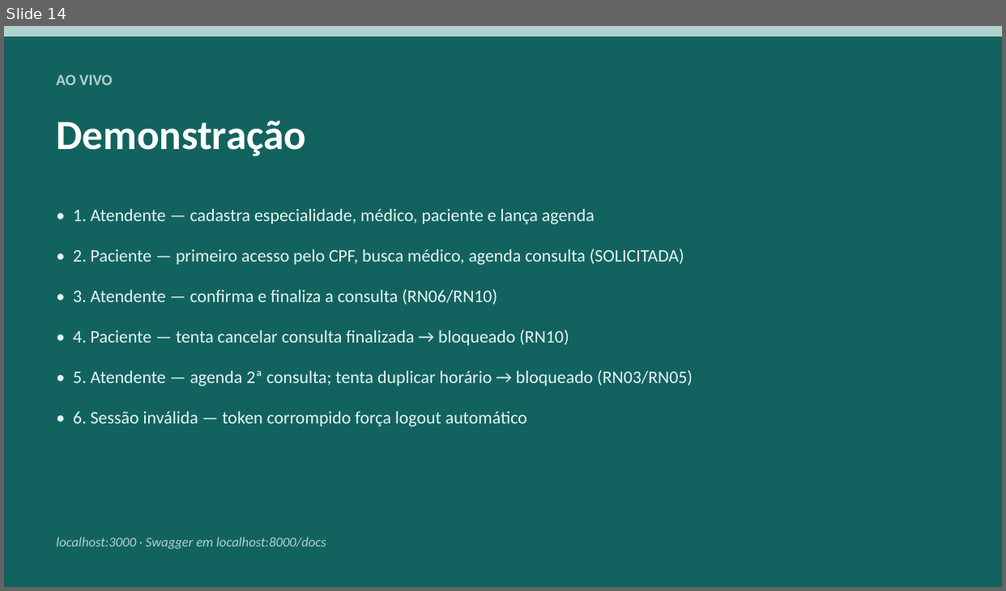
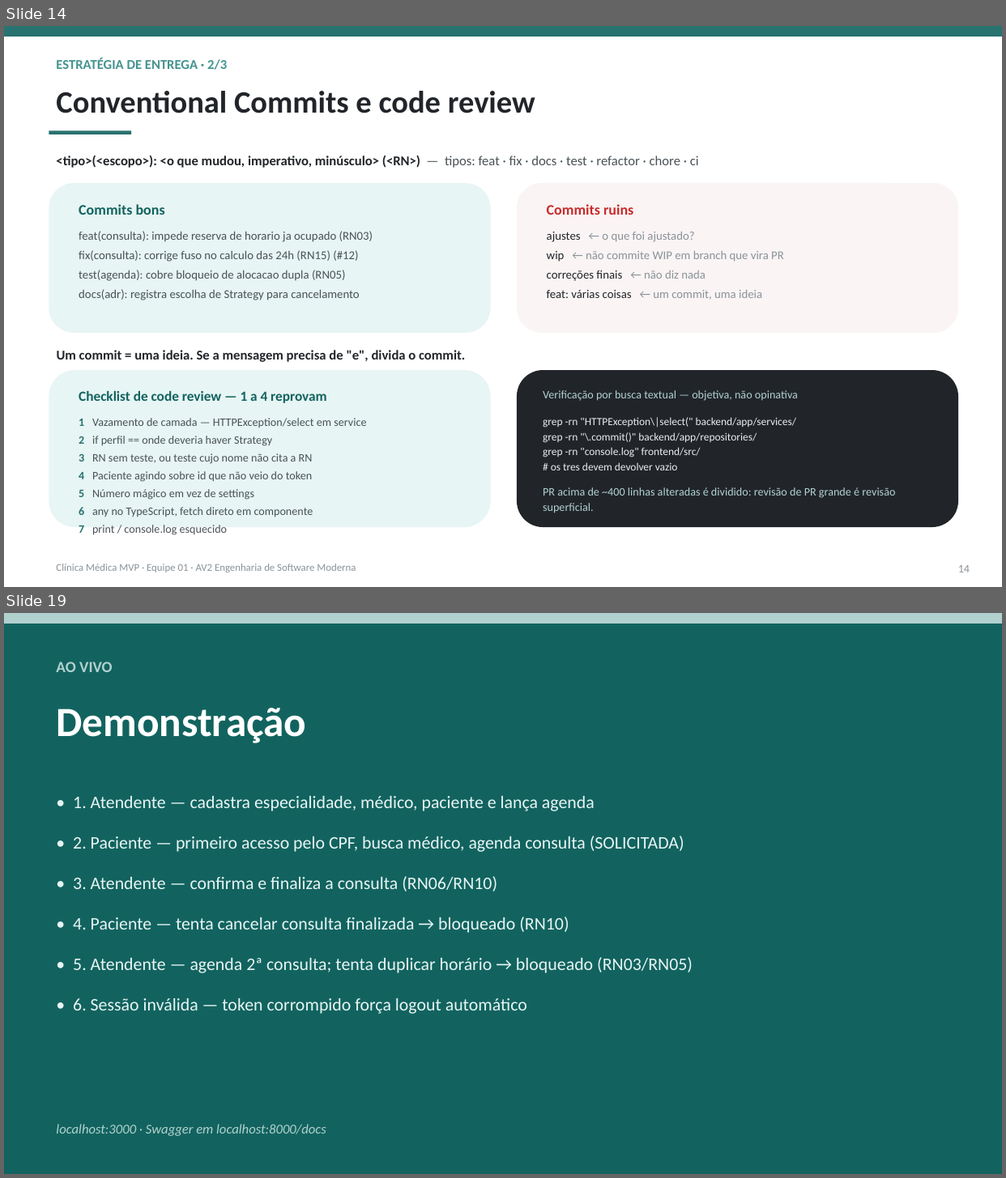
Before and after one commit to jacksoncassemiro/av2-grupo-1-engenharia-software-moderna-oxetech-academy, a slide deck: docs/apresentacao/apresentacao-final-av2-equipe01.pptx. Shown one above the other, each under a label of ours: slide 14 before the commit, slides 14 and 19 after it; the slides between them are not shown. The pictures are 1006x591 and 1006x1178 pixels, drawn with LibreOffice and Linux fonts; fonts in the diff are those of the drawing. Boxes give left, top, right and bottom in pixels: in the first picture for what was removed or moved away, otherwise in the second. Text is boxed around its words. In the diff, an @@ line names an element or a change of style, - is before the commit and + after.

```diff
--- a/docs/apresentacao/apresentacao-final-av2-equipe01.pptx
+++ b/docs/apresentacao/apresentacao-final-av2-equipe01.pptx
@@ slide 14 added at [4, 26, 1002, 587], background #FFFFFF @@
@@ rectangle added at [4, 26, 1002, 37], fill #28726F @@
@@ text added at [56, 58, 227, 70], 13 pt, text #44938F, bold @@
+ESTRATÉGIA DE ENTREGA · 2/3
@@ text added at [56, 91, 535, 113], 30 pt, text #212529, bold @@
+Conventional Commits e code review
@@ rectangle added at [49, 130, 131, 135], fill #28726F @@
@@ text added at [56, 156, 699, 168], 13 pt, text #212529, bold @@
+<tipo>(<escopo>): <o que mudou, imperativo, minúsculo> (<RN>) — tipos: feat · fix · docs · test · refactor · chore · ci
@@ rounded rectangle added at [49, 183, 491, 333], fill #E7F5F4 @@
@@ rounded rectangle added at [517, 183, 958, 333], fill #FAF4F4 @@
@@ text added at [79, 204, 165, 215], 14 pt, text #12635F, bold @@
+Commits bons
@@ text added at [547, 204, 633, 215], 14 pt, text #C92A2A, bold @@
+Commits ruins
@@ text added at [79, 231, 373, 301], 11.5 pt, text #495257 @@
+feat(consulta): impede reserva de horario ja ocupado (RN03)
+fix(consulta): corrige fuso no calculo das 24h (RN15) (#12)
+test(agenda): cobre bloqueio de alocacao dupla (RN05)
+docs(adr): registra escolha de Strategy para cancelamento
@@ text added at [547, 232, 784, 300], 11.5 pt, text #8A9399 @@
+ajustes ← o que foi ajustado?
+wip ← não commite WIP em branch que vira PR
+correções finais ← não diz nada
+feat: várias coisas ← um commit, uma ideia
@@ text added at [57, 350, 465, 362], 13 pt, text #212529, bold @@
+Um commit = uma ideia. Se a mensagem precisa de "e", divida o commit.
@@ rounded rectangle added at [49, 370, 491, 527], fill #E7F5F4 @@
@@ rounded rectangle added at [517, 370, 958, 527], fill #212529 @@
@@ text added at [79, 391, 326, 403], 13.5 pt, text #12635F, bold @@
+Checklist de code review — 1 a 4 reprovam
@@ text added at [543, 390, 798, 401], 11 pt, text #B1D1CF @@
+Verificação por busca textual — objetiva, não opinativa
@@ text added at [79, 418, 366, 518], 11 pt, text #495257 @@
+1 Vazamento de camada — HTTPException/select em service
+2 if perfil == onde deveria haver Strategy
+3 RN sem teste, ou teste cujo nome não cita a RN
+4 Paciente agindo sobre id que não veio do token
+5 Número mágico em vez de settings
+6 any no TypeScript, fetch direto em componente
+7 print / console.log esquecido
@@ text added at [543, 417, 796, 471], 10.5 pt, text #E9ECEF @@
+grep -rn "HTTPException\|select(" backend/app/services/
+grep -rn "\.commit()" backend/app/repositories/
+grep -rn "console.log" frontend/src/
+# os tres devem devolver vazio
@@ text added at [543, 488, 895, 514], 11 pt, text #B1D1CF @@
+PR acima de ~400 linhas alteradas é dividido: revisão de PR grande é revisão superficial.
@@ text added at [56, 564, 356, 573], 10 pt, text #8A9399 @@
+Clínica Médica MVP · Equipe 01 · AV2 Engenharia de Software Moderna
@@ text added at [958, 565, 970, 573], 11 pt, text #8A9399 @@
+14
@@ what was slide 14 is now slide 19 @@
```
Also in this commit, not shown: 13 slides changed, 6 other slides added, 2 slides removed, 1 other file.
